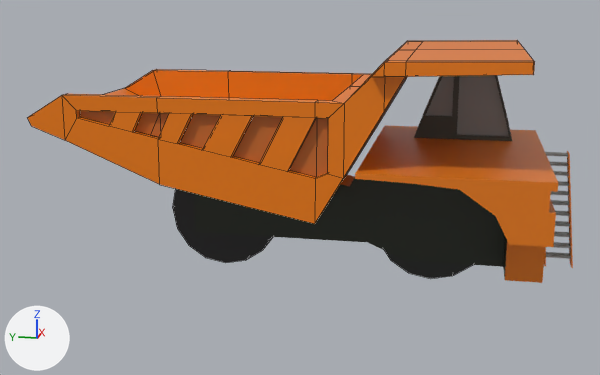
Renders of the FBX model Big Boy Vehicles/Assets/Models/Dump Truck.fbx from each side of a commit.
One viewpoint serves both versions: a camera (50 mm lens) standing at (-11.4, -2.03, 4.23) and looking at (-0.12, 0.23, 1.4). The lights are fixed; the arrows at lower left show +X, +Y and +Z. Mesh edges are drawn as thin lines on the coarser meshes. Where no turn or scale is listed for an object, it has been applied to the vertices.

In view in the first picture: 'Body', 'Dump', 'Tire (F)', 'Tire (R)'.
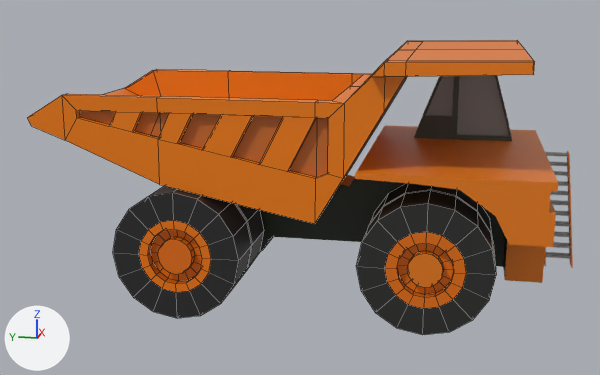
Boxes [x1, y1, x2, y2] around the edits, measured in the pictures (600 x 375 px):
'Tire (F)', reshaped
    before: [385, 251, 472, 279]
    after: [356, 183, 496, 335]
'Tire (R)', reshaped
    before: [173, 189, 273, 263]
    after: [113, 186, 273, 318]
part 1 of me_cylinder_005, added
    after: [113, 186, 252, 318]
part 2 of me_cylinder_005, added (black)
    after: [163, 186, 264, 283]
part 3 of me_cylinder_003, added
    after: [356, 191, 496, 335]
part 4 of me_cylinder_003, added (black)
    after: [369, 183, 495, 256]

Patch to the scene script:
```diff
--- a/Big Boy Vehicles/Assets/Models/Dump Truck.fbx.py
+++ b/Big Boy Vehicles/Assets/Models/Dump Truck.fbx.py
@@ me_cylinder_005 @@
 # used by ob_tire__r; location = (1.12, 1.51, 0.84)
-me_cylinder_005.from_pydata(...)  # 144 vertices, 116 faces; spans x -0.67..0.69, y -0.84..0.84, z -0.84..0.84
+me_cylinder_005.from_pydata(...)  # 288 vertices, 232 faces; spans x -2.93..0.69, y -0.84..0.84, z -0.84..0.84
+# me_cylinder_005 part 1: the loose piece of 112 vertices spanning x 0.04..0.69, y -0.84..0.84, z -0.84..0.84 is copied, and the copy is mirrored in x about its middle, then moved by (-2.96, 0.0, 0.0); it spans x -2.93..-2.28, y -0.84..0.84, z -0.84..0.84
+# me_cylinder_005 part 2: a new loose piece, a 16-sided cylinder along x spanning x -2.22..-1.57, y -0.84..0.84, z -0.84..0.84, in mat_material (picture img_imphenziapalette01_png)
 me_cylinder_005.materials.append(mat_material)
@@ me_cylinder_003 @@
 # used by ob_tire__f; location = (1.03, -1.64, 0.84)
-me_cylinder_003.from_pydata(...)  # 144 vertices, 116 faces; spans x -0.67..0.68, y -0.84..0.84, z -0.84..0.84
+me_cylinder_003.from_pydata(...)  # 288 vertices, 232 faces; spans x -2.74..0.68, y -0.84..0.84, z -0.84..0.84
+# me_cylinder_003 part 3: the loose piece of 112 vertices spanning x 0.04..0.68, y -0.84..0.84, z -0.84..0.84 is copied, and the copy is mirrored in x about its middle, then moved by (-2.77, 0.0, 0.0); it spans x -2.74..-2.09, y -0.84..0.84, z -0.84..0.84
+# me_cylinder_003 part 4: a new loose piece, a 16-sided cylinder along x spanning x -2.03..-1.38, y -0.84..0.84, z -0.84..0.84, in mat_material (picture img_imphenziapalette01_png)
 me_cylinder_003.materials.append(mat_material)
```
